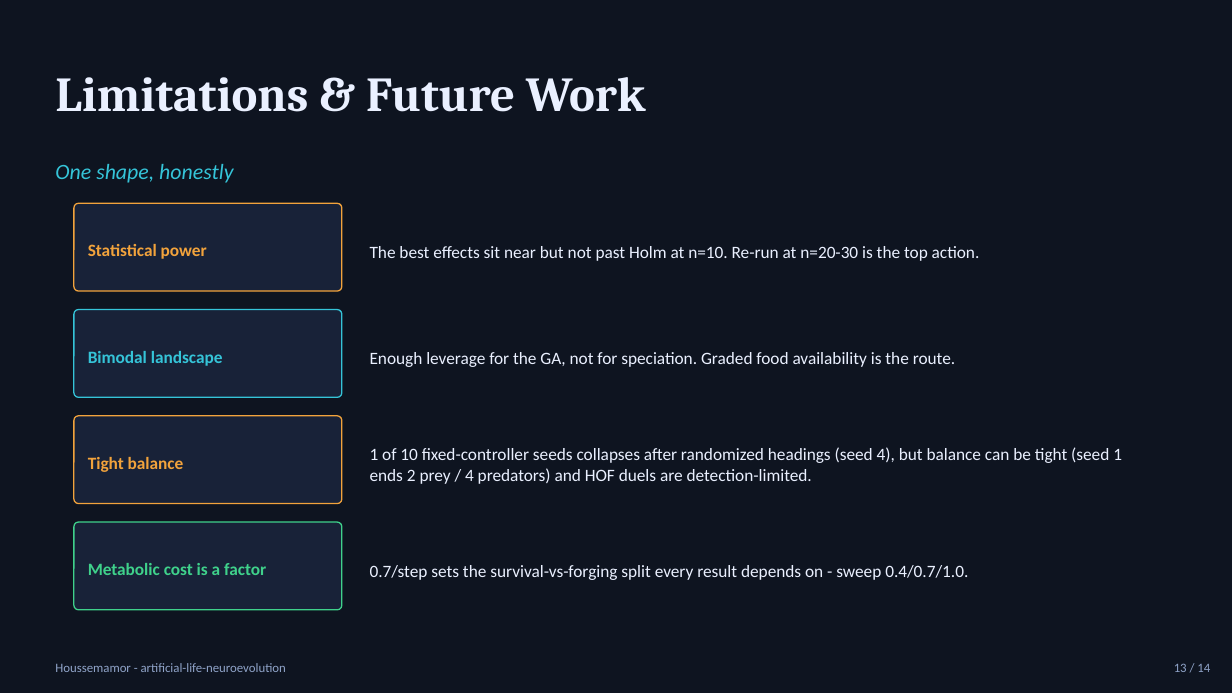
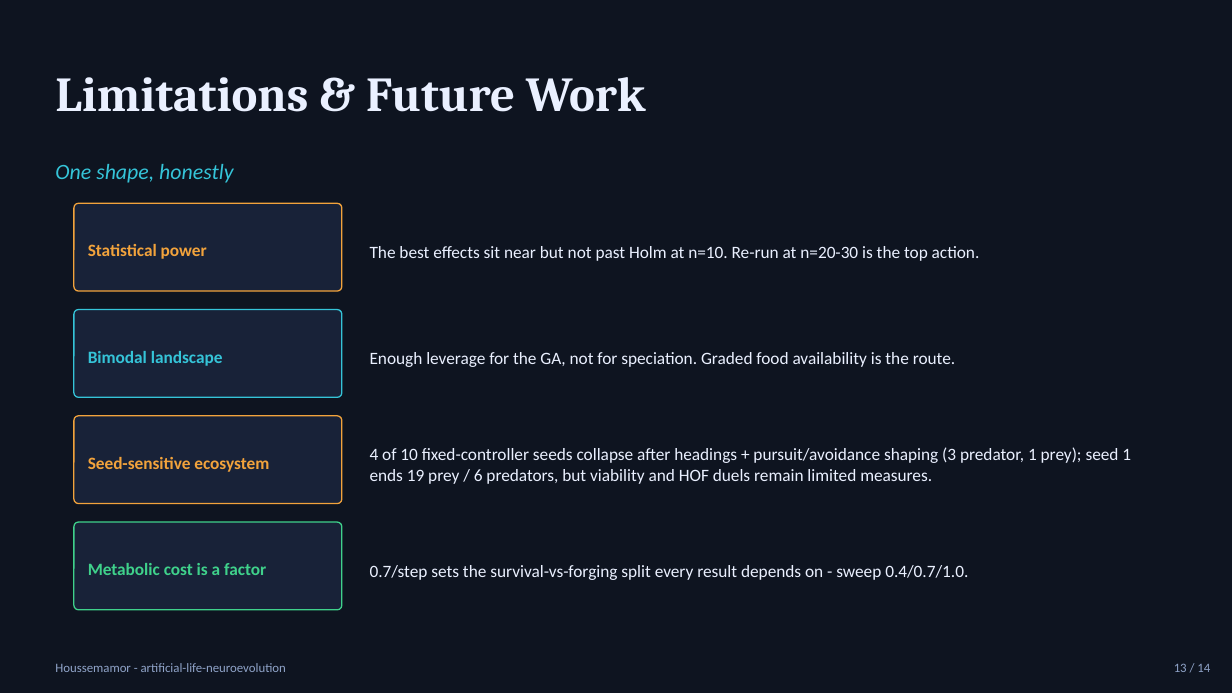
Before and after one commit to Houssemamor/ARTIFICIAL-LIFE-Simulation-Using-Neuroevolution-and-Genetic-Algorithms, a slide deck: slide 13 of docs/presentation_deck.pptx. Drawn at 1232x693 pixels with LibreOffice and Linux fonts; fonts in the diff are those of the drawing. Boxes give left, top, right and bottom in pixels: in the first picture for what was removed or moved away, otherwise in the second. Text is boxed around its words. In the diff, an @@ line names an element or a change of style, - is before the commit and + after.

```diff
--- a/docs/presentation_deck.pptx
+++ b/docs/presentation_deck.pptx
@@ text at (x1=370, y1=447, x2=1131, y2=484): text changed @@
-1 of 10 fixed-controller seeds collapses after randomized headings (seed 4), but balance can be tight (seed 1 ends 2 prey / 4 predators) and HOF duels are detection-limited.
+4 of 10 fixed-controller seeds collapse after headings + pursuit/avoidance shaping (3 predator, 1 prey); seed 1 ends 19 prey / 6 predators, but viability and HOF duels remain limited measures.
@@ text at (x1=88, y1=457, x2=269, y2=472): text changed @@
-Tight balance
+Seed-sensitive ecosystem
```
Also in this commit, not shown: 1 other slide changed, 15 other files.
